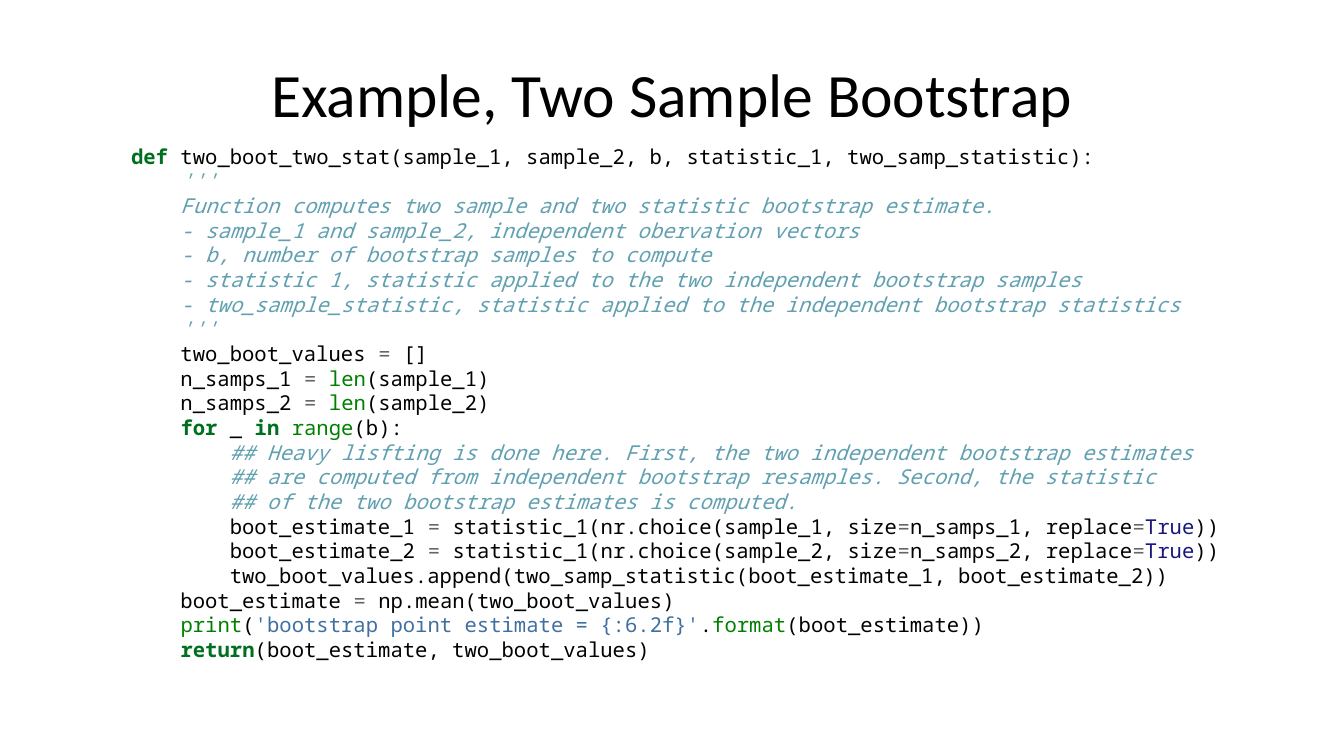
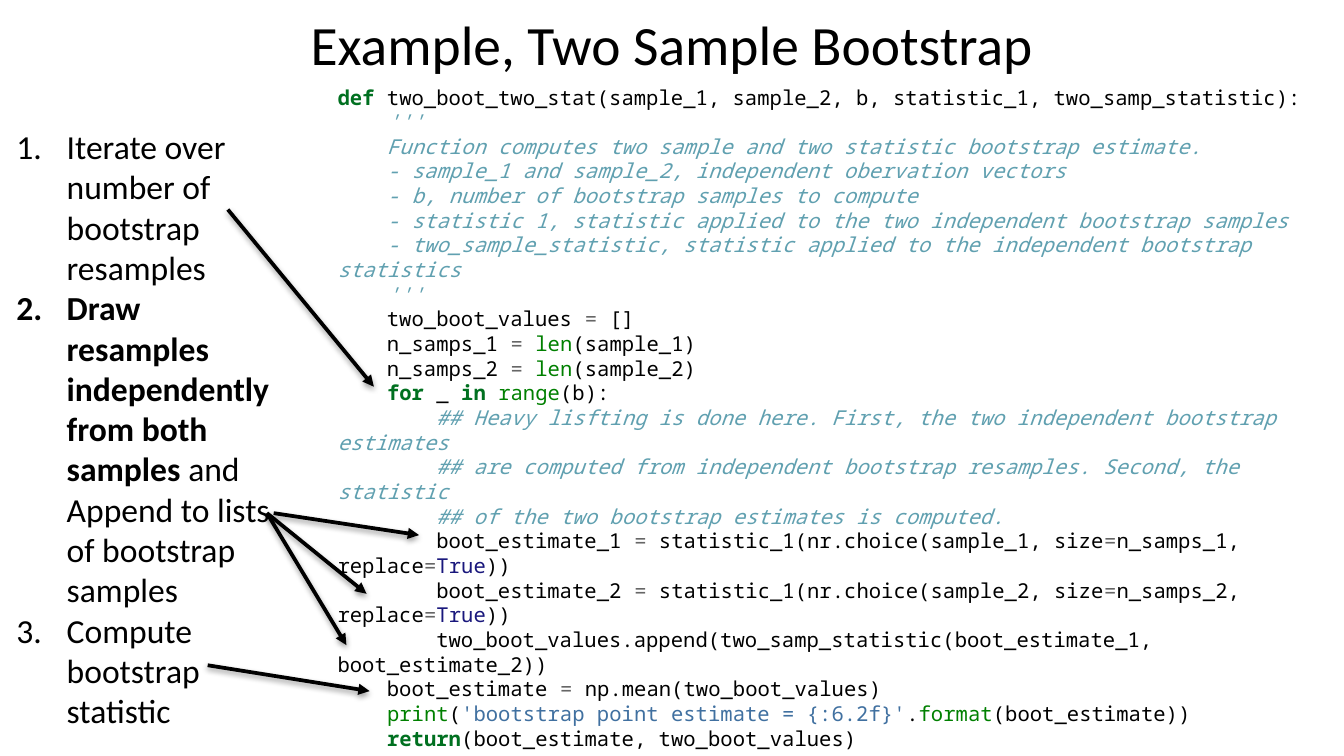
Before and after one commit to StephenElston/CSCI-E-83, a slide deck: slide 26 of LectureSlides/06b_IntroductionToBootstrap.pptx. Drawn at 1344x756 pixels with LibreOffice and Linux fonts; fonts in the diff are those of the drawing. Boxes give left, top, right and bottom in pixels: in the first picture for what was removed or moved away, otherwise in the second. Text is boxed around its words. In the diff, an @@ line names an element or a change of style, - is before the commit and + after.

```diff
--- a/LectureSlides/06b_IntroductionToBootstrap.pptx
+++ b/LectureSlides/06b_IntroductionToBootstrap.pptx
@@ title "Example, Two Sample Bootstrap" moved from (x1=271, y1=74, x2=1072, y2=127) to (x1=311, y1=26, x2=1032, y2=74) @@
@@ title "Example, Two Sample Bootstrap" at (x1=311, y1=26, x2=1032, y2=74): size 33 to 29.7 pt @@
@@ text "def two_boot_two_stat(sample_1, sample_2, b, statistic_1, ..." rewrapped from (x1=131, y1=148, x2=1219, y2=661) to (x1=338, y1=89, x2=1301, y2=701) @@
@@ text added at (x1=67, y1=137, x2=270, y2=724), 18 pt, text #000000 @@
+1. Iterate over number of bootstrap resamples
+2. Draw resamples independently from both samples and Append to lists of bootstrap samples
+3. Compute bootstrap statistic
@@ arrow added from (228, 210) to (374, 387), #000000 2 pt @@
@@ arrow added from (267, 513) to (367, 594), #000000 2 pt @@
@@ arrow added from (267, 513) to (347, 645), #000000 2 pt @@
@@ arrow added from (274, 513) to (419, 535), #000000 2 pt @@
@@ arrow added from (208, 665) to (370, 691), #000000 2 pt @@
```
Also in this commit, not shown: 6 other slides changed, 1 other file.
